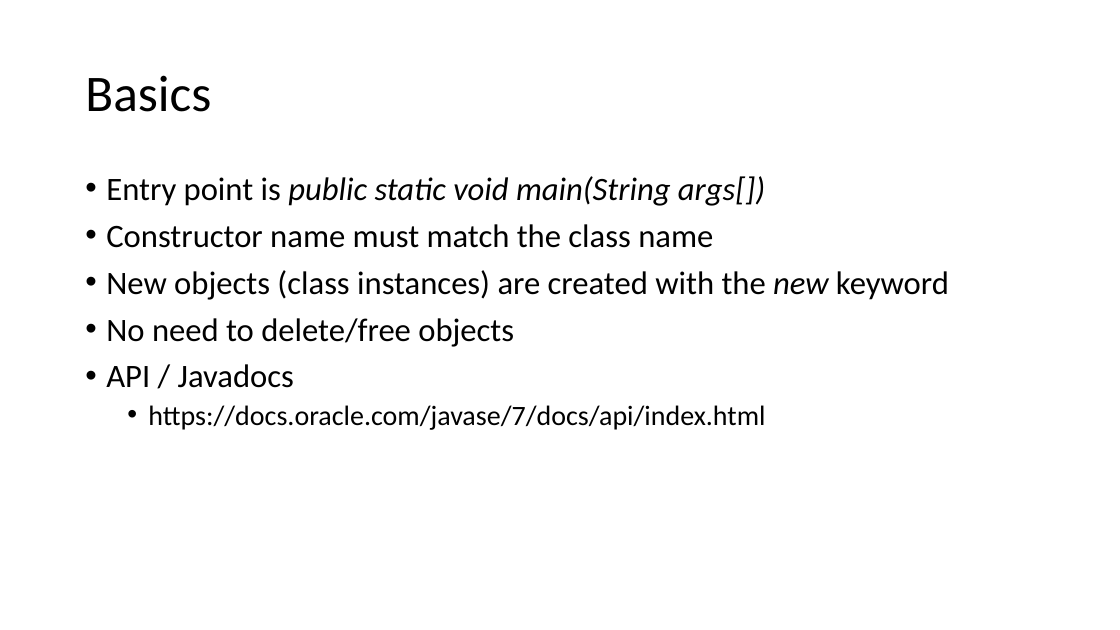
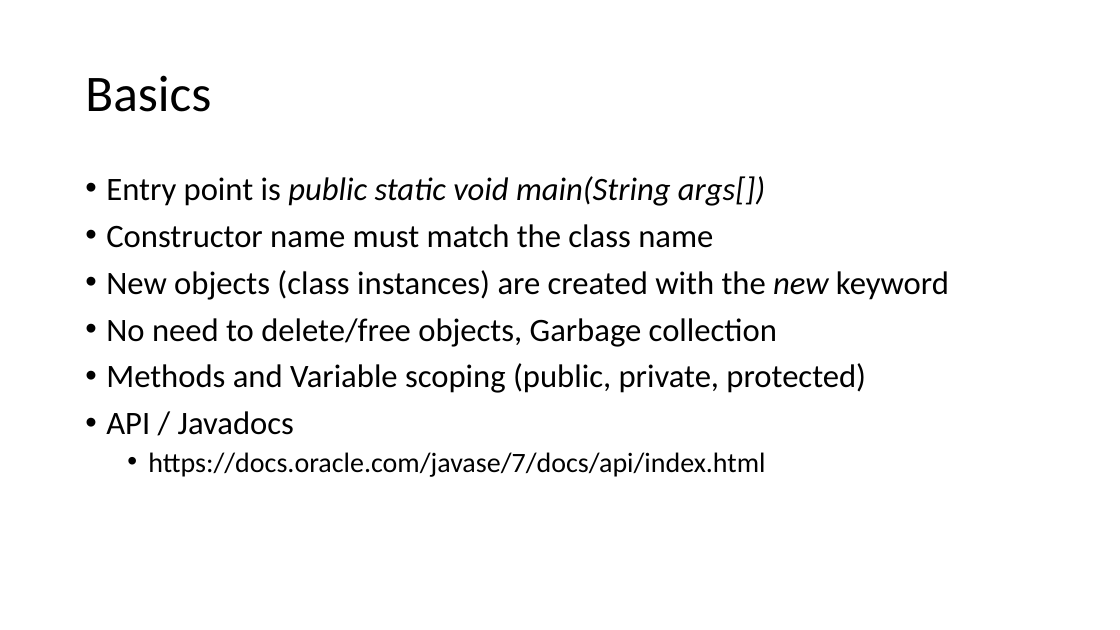
Before and after one commit to gatechgrad/JavaExamples, a slide deck: slide 6 of java_for_gamedev.pptx (slide 5 before the commit). Drawn at 1120x630 pixels with LibreOffice and Linux fonts; fonts in the diff are those of the drawing; background and template pictures are left out. Boxes give left, top, right and bottom in pixels: in the first picture for what was removed or moved away, otherwise in the second. Text is boxed around its words. In the diff, an @@ line names an element or a change of style, - is before the commit and + after.

```diff
--- a/java_for_gamedev.pptx
+++ b/java_for_gamedev.pptx
@@ text at (x1=106, y1=318, x2=866, y2=393): text changed @@
-• No need to delete/free objects
+• No need to delete/free objects, Garbage collection
+• Methods and Variable scoping (public, private, protected)
```
Also in this commit, not shown: 6 other slides changed, 3 slides added.
